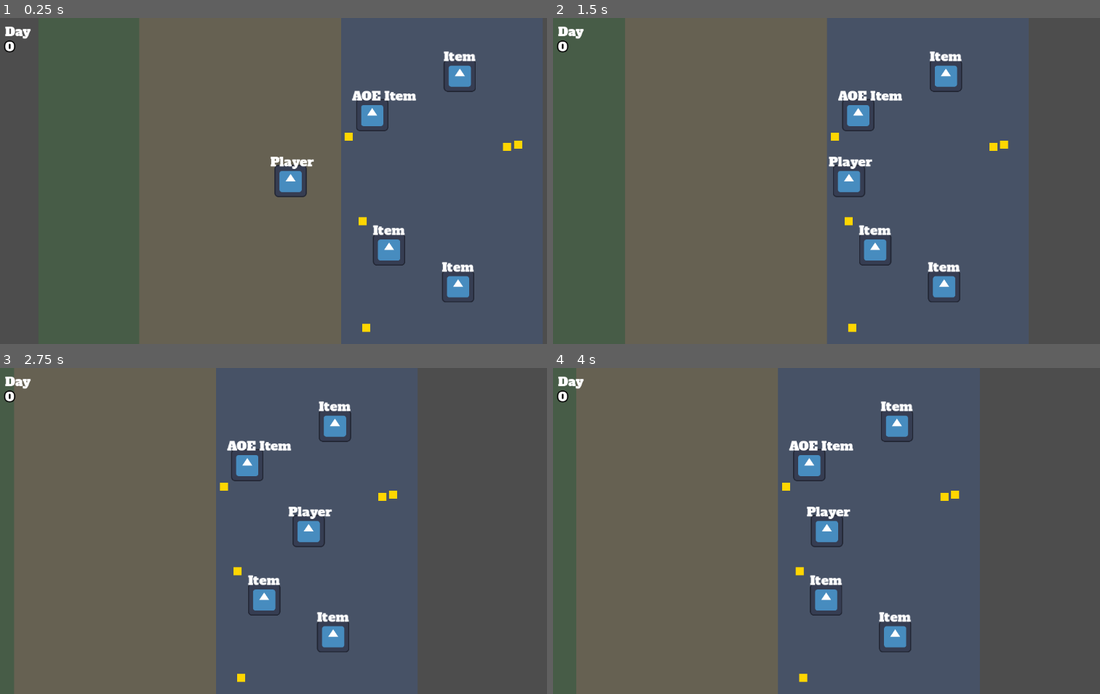
Above: before the commit, frames 1-4 (two rows, left to right).
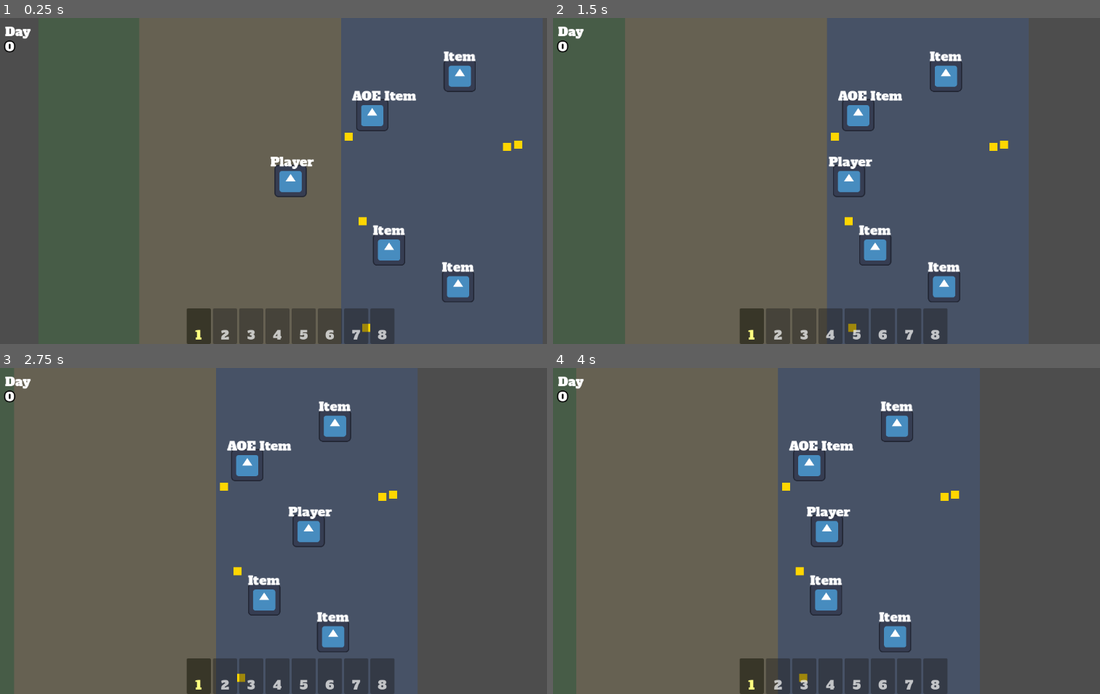
Above: after the commit, the same moments.

Repository: poga/dark-sea
Game: Godot game, scene res://scenes/game/main.tscn
The game is run twice, just before and just after one commit, with the same random seed, the same clock (stepped at 60 frames per second) and the same inputs. The project has no main scene, so this scene is started directly. The engine's default icon, where the game draws it, is replaced by a stand-in: a white triangle on a blue panel in a dark square.
Inputs (mouse positions are in pixels of both pictures, inside the frame that each line leads up to):
- Up to frame 1 (0.25 s): no input
- Up to frame 2 (1.5 s): tap Enter at 0.5 s; move the mouse to (968, 164) at 0.52 s; hold D (move_right) 0.53-1.25 s; hold Space (interact) 0.53-1.25 s; click (968, 164) at 0.67 s; drag from (728, 197) to (591, 181) at 1.27 s
- Up to frame 3 (2.75 s): move the mouse to (350, 459) at 2.02 s; hold D (move_right) from 2.03 s (still down); tap Alt at 2.1 s
- Up to frame 4 (4 s): release D (move_right) at 2.75 s; drag from (815, 596) to (870, 531) at 2.77 s; move the mouse to (1017, 579) at 3.52 s; hold A (move_left) from 3.53 s (still down); hold Space (interact) from 3.53 s (still down)

The runs differ from the first frame. In frame 1, 3.8% of the frame differs, in the area x 34-73%, y 89-100%; in frame 2, 3.8%; in frame 3, 3.8%; in frame 4, 3.8%.

Commit message:
feat: add toolbar UI with 8 inventory slots
Co-Authored-By: Claude Opus 4.6 <noreply@anthropic.com>

Diff:
--- a/scenes/game/main.tscn
+++ b/scenes/game/main.tscn
@@ -11,6 +11,7 @@
 [ext_resource type="Script" path="res://scenes/game/gold_spawner.gd" id="11"]
 [ext_resource type="Script" path="res://scenes/game/gold_label.gd" id="12"]
 [ext_resource type="PackedScene" path="res://scenes/components/NumberLabel/NumberLabel.tscn" id="13"]
+[ext_resource type="PackedScene" path="res://scenes/ui/toolbar.tscn" id="14"]
 
 [sub_resource type="RectangleShape2D" id="RectangleShape2D_1"]
 size = Vector2(400, 600)
@@ -68,3 +69,6 @@
 script = ExtResource("12")
 
 [node name="NumberLabel" parent="UI/GoldLabel" instance=ExtResource("13")]
+
+[node name="Toolbar" parent="UI" instance=ExtResource("14")]
+player_path = NodePath("../../Player")
--- /dev/null
+++ b/scenes/ui/toolbar.gd
@@ -0,0 +1,51 @@
+extends HBoxContainer
+
+@export var player_path: NodePath
+
+var _player: CharacterBody2D
+var _slots: Array[PanelContainer] = []
+
+func _ready():
+	_player = get_node(player_path)
+	_player.inventory_changed.connect(_on_inventory_changed)
+	_player.active_slot_changed.connect(_on_active_slot_changed)
+	_build_slots()
+	_update_active_highlight()
+
+func _build_slots() -> void:
+	for i in range(_player.INVENTORY_SIZE):
+		var panel: PanelContainer = PanelContainer.new()
+		panel.custom_minimum_size = Vector2(48, 48)
+		var vbox: VBoxContainer = VBoxContainer.new()
+		vbox.alignment = BoxContainer.ALIGNMENT_CENTER
+		panel.add_child(vbox)
+		var icon: TextureRect = TextureRect.new()
+		icon.name = "Icon"
+		icon.stretch_mode = TextureRect.STRETCH_KEEP_ASPECT_CENTERED
+		icon.custom_minimum_size = Vector2(32, 32)
+		vbox.add_child(icon)
+		var label: Label = Label.new()
+		label.name = "SlotLabel"
+		label.text = str(i + 1)
+		label.horizontal_alignment = HORIZONTAL_ALIGNMENT_CENTER
+		vbox.add_child(label)
+		add_child(panel)
+		_slots.append(panel)
+
+func _on_inventory_changed(slot: int, item: Area2D) -> void:
+	var icon: TextureRect = _slots[slot].get_node("VBoxContainer/Icon")
+	if item != null and item.inventory_icon != null:
+		icon.texture = item.inventory_icon
+	else:
+		icon.texture = null
+
+func _on_active_slot_changed(slot: int) -> void:
+	_update_active_highlight()
+
+func _update_active_highlight() -> void:
+	for i in range(_slots.size()):
+		var panel: PanelContainer = _slots[i]
+		if i == _player.active_slot:
+			panel.modulate = Color(1, 1, 0.5, 1)
+		else:
+			panel.modulate = Color(1, 1, 1, 0.7)
--- /dev/null
+++ b/scenes/ui/toolbar.tscn
@@ -0,0 +1,16 @@
+[gd_scene load_steps=2 format=3]
+
+[ext_resource type="Script" path="res://scenes/ui/toolbar.gd" id="1"]
+
+[node name="Toolbar" type="HBoxContainer"]
+anchors_preset = 7
+anchor_left = 0.5
+anchor_top = 1.0
+anchor_right = 0.5
+anchor_bottom = 1.0
+offset_left = -200.0
+offset_top = -60.0
+offset_right = 200.0
+grow_horizontal = 2
+grow_vertical = 0
+script = ExtResource("1")
Not shown: 1 places in scenes/game/main.tscn that only renumber resources
